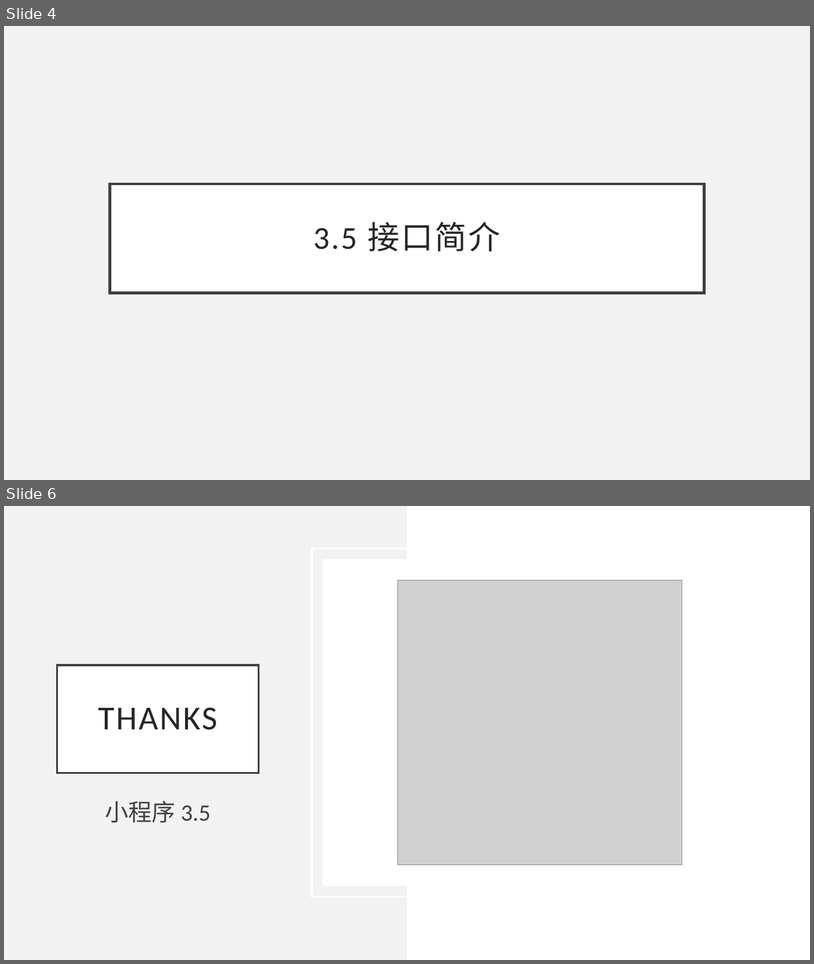
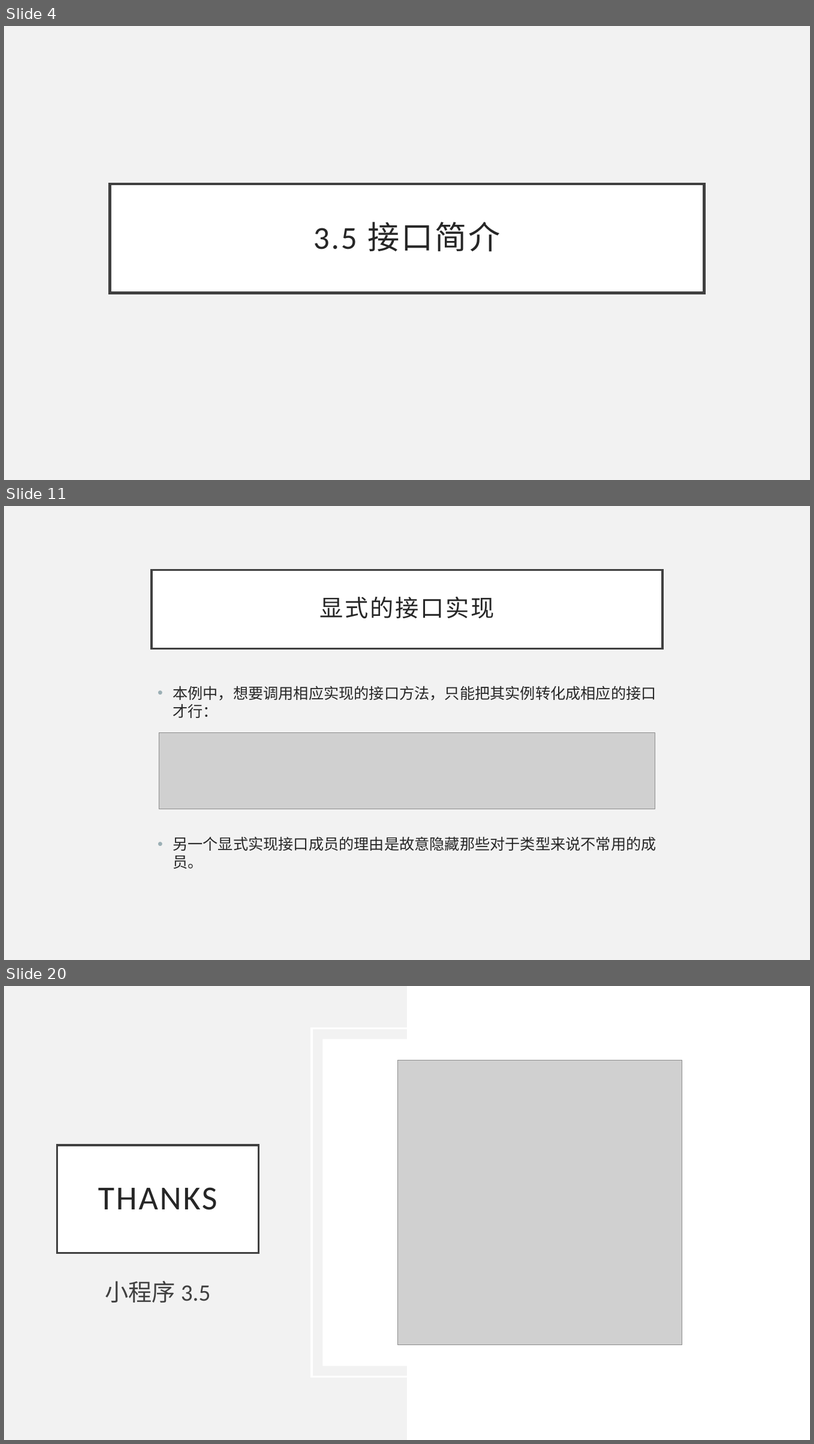
Before and after one commit to BillSon68/CSharp-Tutorial, a slide deck: Chapter 03/309 - 接口简介.pptx. Shown one above the other, each under a label of ours: slides 4 and 6 before the commit, slides 4, 11 and 20 after it; the slides between them are not shown. The pictures are 814x964 and 814x1444 pixels, drawn with LibreOffice and Linux fonts; fonts in the diff are those of the drawing; grey boxes stand for pictures. Boxes give left, top, right and bottom in pixels: in the first picture for what was removed or moved away, otherwise in the second. Text is boxed around its words. In the diff, an @@ line names an element or a change of style, - is before the commit and + after.

```diff
--- a/Chapter 03/309 - 接口简介.pptx
+++ b/Chapter 03/309 - 接口简介.pptx
@@ slide 11 added at (4,506,810,960), background #F2F2F2 @@
@@ title added at (152,570,663,648), fill #FFFFFF, outline #404040 2.5 pt, 28 pt, text #262626 @@
+显式的接口实现
@@ text added at (173,685,656,868), 18 pt, text #262626 @@
+• 本例中，想要调用相应实现的接口方法，只能把其实例转化成相应的接口才行：
+• 另一个显式实现接口成员的理由是故意隐藏那些对于类型来说不常用的成员。
@@ picture added at (159,733,656,809) @@
@@ what was slide 6 is now slide 20 @@
```
Also in this commit, not shown: 14 other slides added, 1 slide removed.
